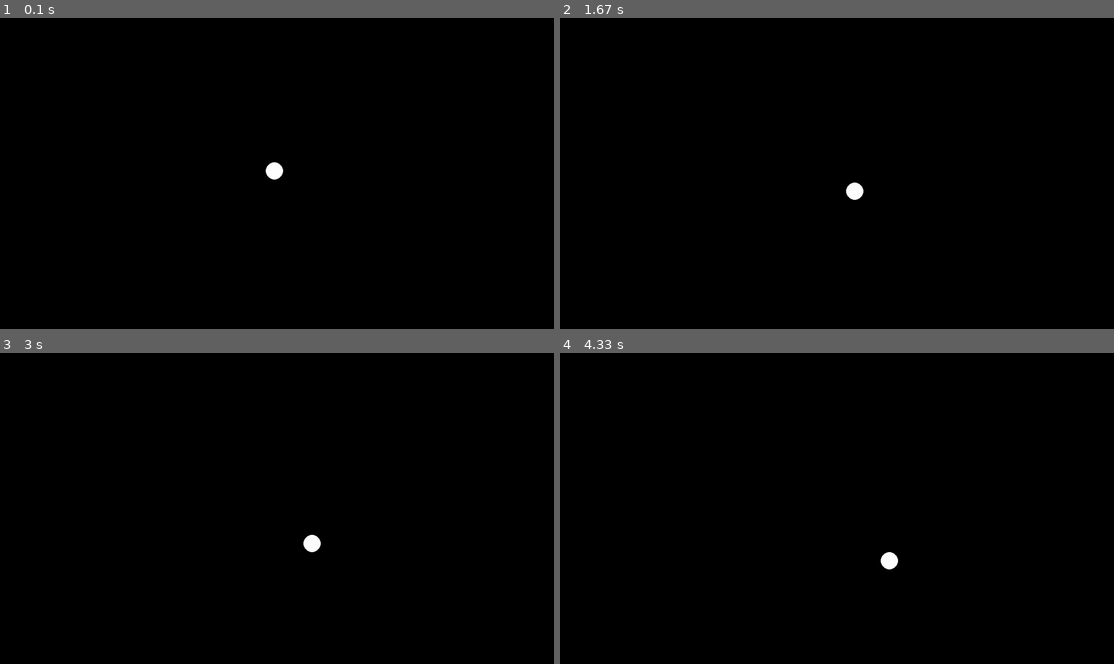
Above: before the commit, frames 1-4 (two rows, left to right).
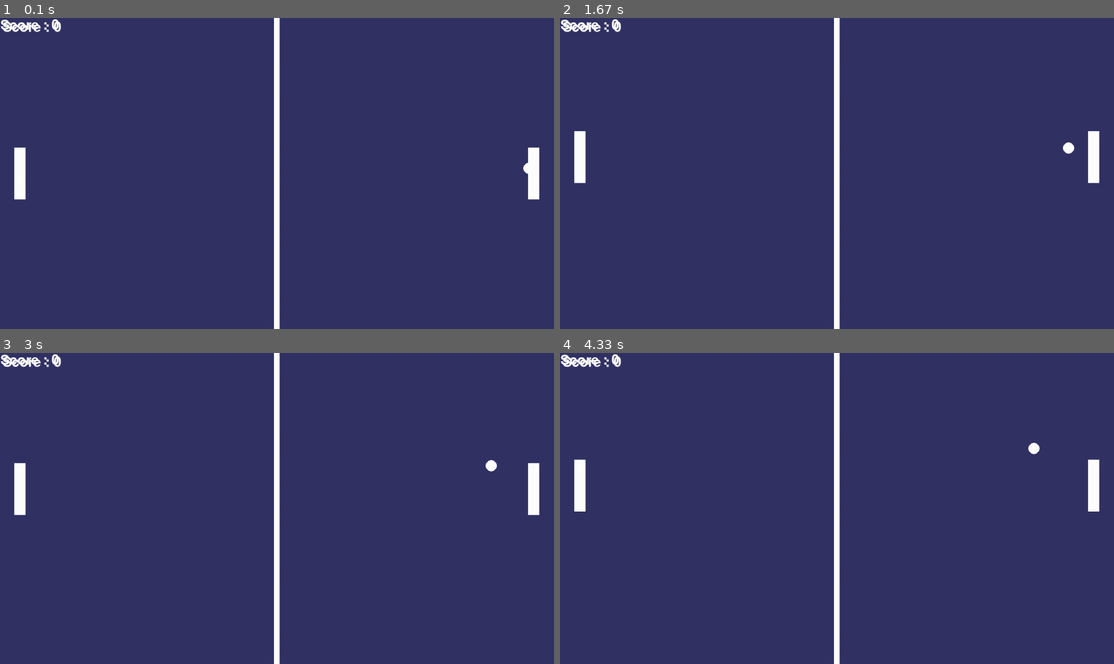
Above: after the commit, the same moments.

Repository: RandumPerson314/pygame-pong
Game: pygame game, started from __main__.py
Same seed, same stepped clock (60 frames per second), same inputs: the game is played once before the commit and once after it.
Inputs:
- Up to frame 1 (0.1 s): no input
- Up to frame 2 (1.67 s): hold W 0.33-0.8 s; hold Up 0.33-0.8 s; hold Up 0.83-1.3 s; hold W 0.83-1.3 s; hold Down 1.33-1.63 s; hold S 1.33-1.63 s
- Up to frame 3 (3 s): hold Up 1.67-2.03 s; hold W 1.67-2.03 s; hold Down 2.07-2.43 s; hold S 2.07-2.43 s; hold Up 2.47-2.77 s; hold W 2.47-2.77 s; hold Down from 2.8 s (still down); hold S from 2.8 s (still down)
- Up to frame 4 (4.33 s): release Down at 3.1 s; release S at 3.1 s; hold Up 3.13-3.5 s; hold W 3.13-3.5 s; hold Down 3.53-3.9 s; hold S 3.53-3.9 s; hold Up 3.93-4.23 s; hold W 3.93-4.23 s; hold Down from 4.27 s (still down); hold S from 4.27 s (still down)

The runs differ from the first frame. In frame 1, 100% of the frame differs, in the area x 0-100%, y 0-100%; in frame 2, 100%; in frame 3, 100%; in frame 4, 100%.

Commit message:
Made paddles

Diff:
--- a/__main__.py
+++ b/__main__.py
@@ -8,27 +8,93 @@
 
 screen = pygame.display.set_mode(screen_size)
 
-black = (0, 0, 0)
+#* Variables
 
-# Things in game
-ball_radius = 20
-ball_x, ball_y = (screen_width - ball_radius)/2, (screen_height - ball_radius)/2
-ball_x_speed, ball_y_speed = 0.5, 0.5
+background_colour = (50, 50, 100)
+
+# Ball varibables
+ball_radius = screen_width/96
+ball_x, ball_y = (screen_width - ball_radius * 4), (screen_height - ball_radius)/2
+ball_x_speed, ball_y_speed = 0 - screen_width/2560, 0 - screen_width/2560
+
+# Paddle variables
+paddle_height = screen_height/6
+paddle_width = screen_width/48
+
+# Paddle1
+paddle1_x = screen_width/38.4
+paddle1_y = screen_height / 2 - (paddle_height / 2)
+
+# Paddle2
+paddle2_x = screen_width - paddle1_x - paddle_width
+paddle2_y = screen_height / 2 - (paddle_height / 2)
+
+# Middle line variables
+middle_line_width = paddle_width / 2
+middle_line_x = screen_width / 2 - (middle_line_width / 2)
+
+# Score variables
+user1_points = 0
+user2_points = 0
+font = pygame.font.Font("freesansbold.ttf", 32)
+point1_x = screen_width / 192
+point1_y = screen_height / 108
+point2_x = 1  #!figure out how to display it tomorrow
+point2_y = 1
+
+# Display Variables
+pygame.display.set_caption("Pong")
+icon = pygame.image.load("ping-pong-bat.png")
+pygame.display.set_icon(icon)
+
+#* Game
 
 while 1:
-    screen.fill(black)
+    screen.fill(background_colour)
     for event in pygame.event.get():
         if event.type == pygame.QUIT: sys.exit() # pylint: disable=no-member
 
+    # Draw ball and paddles
     ball = pygame.draw.circle(screen, (255, 255, 255), (ball_x, ball_y), ball_radius)
+    paddle1 = pygame.draw.rect(screen, (255, 255, 255), (paddle1_x, paddle1_y, paddle_width, paddle_height))
+    paddle2 = pygame.draw.rect(screen, (255, 255, 255), (paddle2_x, paddle2_y, paddle_width, paddle_height))
 
-    if ball_x >= screen_width or ball_x <= 0:
-        ball_x_speed = -ball_x_speed
+    # Draw middle line
+    middle_line = pygame.draw.rect(screen, (255, 255, 255), (middle_line_x, 0, middle_line_width, screen_height))
+    # Draw scores
+    score1 = font.render("Score : " + str(user1_points), True, (255, 255, 255))
+    score2 = font.render("Score : " + str(user2_points), True, (255, 255, 255))
+    screen.blit(score1, (point1_x, point1_y))
+    screen.blit(score2, (point2_x, point2_y)) #!find out what blit width is
 
+    # Hits paddle1
+    if paddle1_x - 1 < (ball_x - ball_radius) < paddle1_x + paddle_width:
+        if paddle1_y <= ball_y <= (paddle1_y + paddle_height):
+            if ball_y < paddle1_y + (paddle_height / 2):
+                ball_y_speed = -(abs(ball_y_speed))
+            elif ball_y > paddle1_y + (paddle_height / 2):
+                ball_y_speed = abs(ball_y_speed)
+            ball_x_speed = -ball_x_speed
+
+    # Ball bounces on top and bottom of screen
     if ball_y >= screen_height or ball_y <= 0:
         ball_y_speed = -ball_y_speed
 
+    # Move ball
     ball_x += ball_x_speed
     ball_y += ball_y_speed
 
+    # Move paddle1 with W and S
+    pressed = pygame.key.get_pressed()
+    if pressed[pygame.K_w] and paddle1_y >= 0:
+       paddle1_y -= 1
+    if pressed[pygame.K_s] and paddle1_y < screen_height - paddle_height:
+       paddle1_y += 1
+
+    # Move paddle2 with UP and DOWN arrows
+    if pressed[pygame.K_UP] and paddle2_y >= 0:
+       paddle2_y -= 1
+    if pressed[pygame.K_DOWN] and paddle2_y < screen_height - paddle_height:
+       paddle2_y += 1
+
     pygame.display.flip()
Binary file added: ping-pong-bat.png
